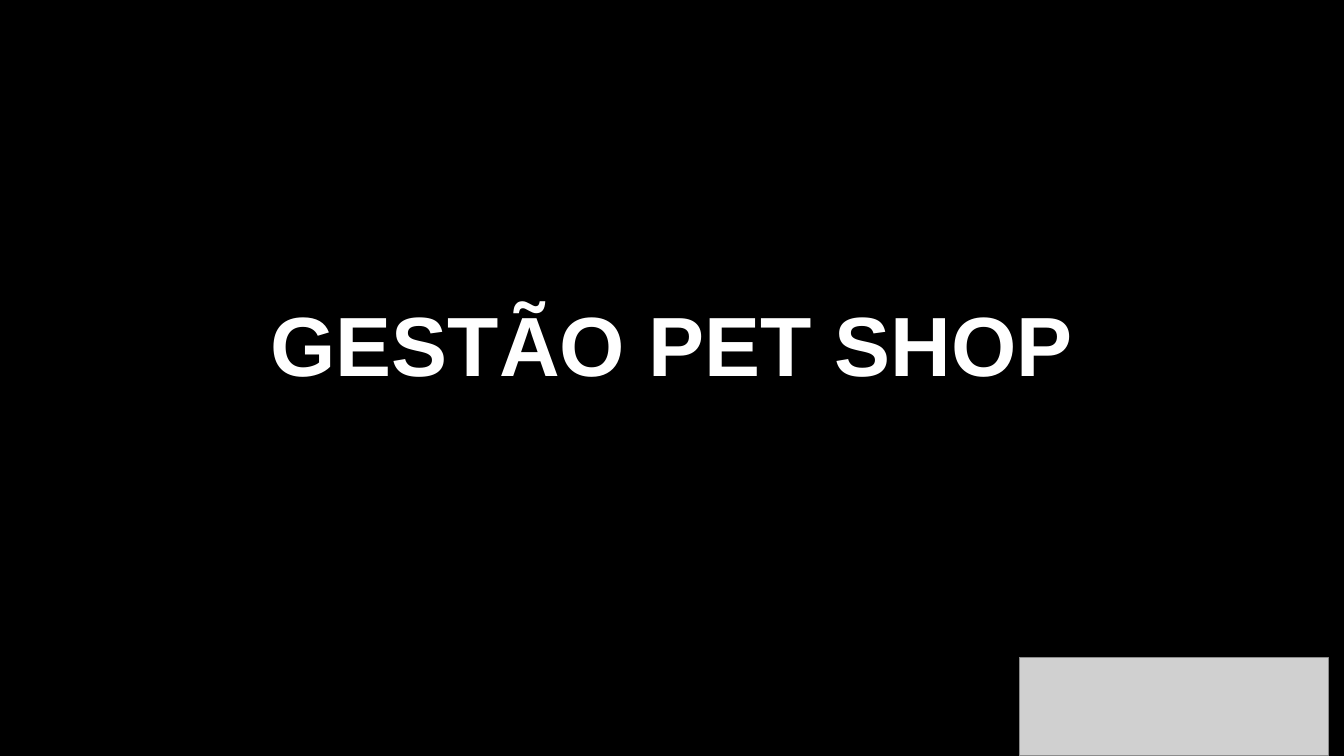
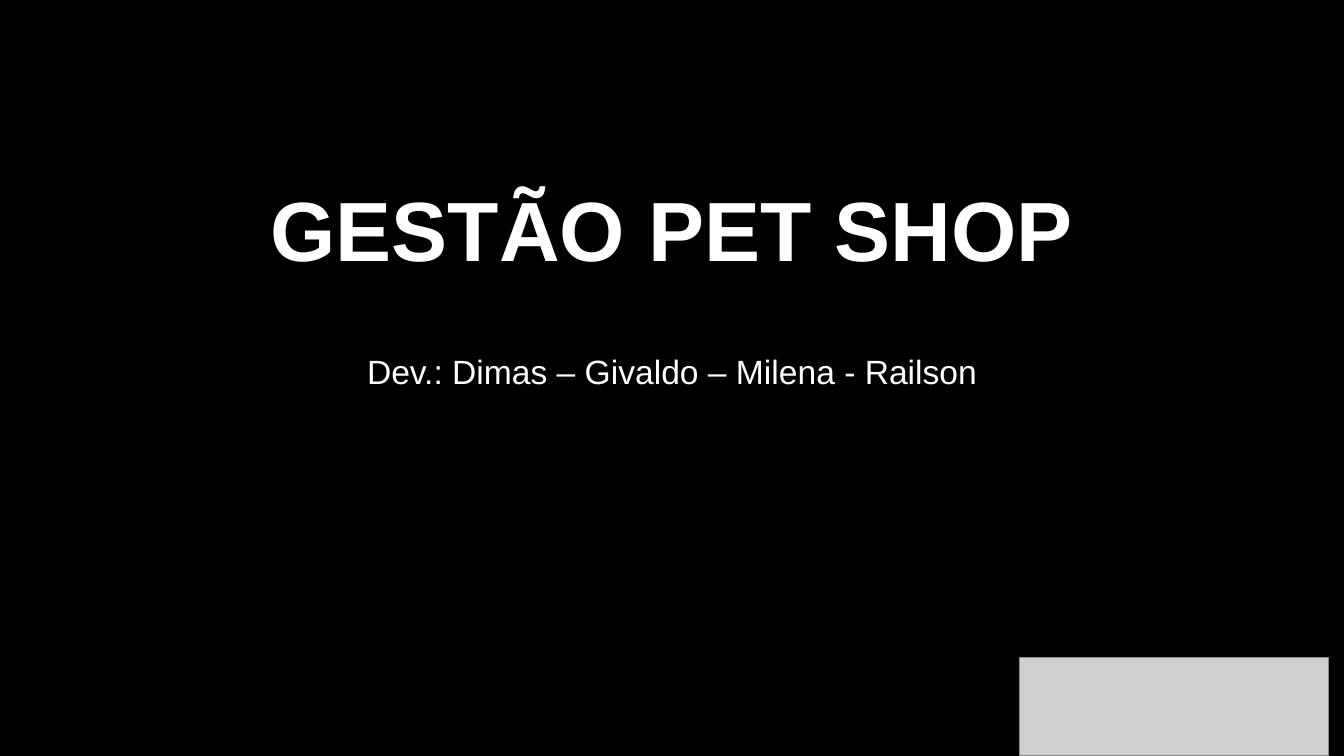
Before and after one commit to railsonsousa10/TesteDeSistema, a slide deck: slide 1 of Gestão Pet Shop.pptx. Drawn at 1344x756 pixels with LibreOffice and Linux fonts; fonts in the diff are those of the drawing; grey boxes stand for pictures; background and template pictures are left out. Boxes give left, top, right and bottom in pixels: in the first picture for what was removed or moved away, otherwise in the second. Text is boxed around its words. In the diff, an @@ line names an element or a change of style, - is before the commit and + after.

```diff
--- a/Gestão Pet Shop.pptx
+++ b/Gestão Pet Shop.pptx
@@ title "GESTÃO PET SHOP" moved from (x1=271, y1=310, x2=1073, y2=377) to (x1=271, y1=195, x2=1073, y2=262) @@
@@ text added at (x1=367, y1=359, x2=977, y2=385), 24 pt, text #FFFFFF @@
+Dev.: Dimas – Givaldo – Milena - Railson
```
Also in this commit, not shown: 1 other slide changed, 1 slide added.
